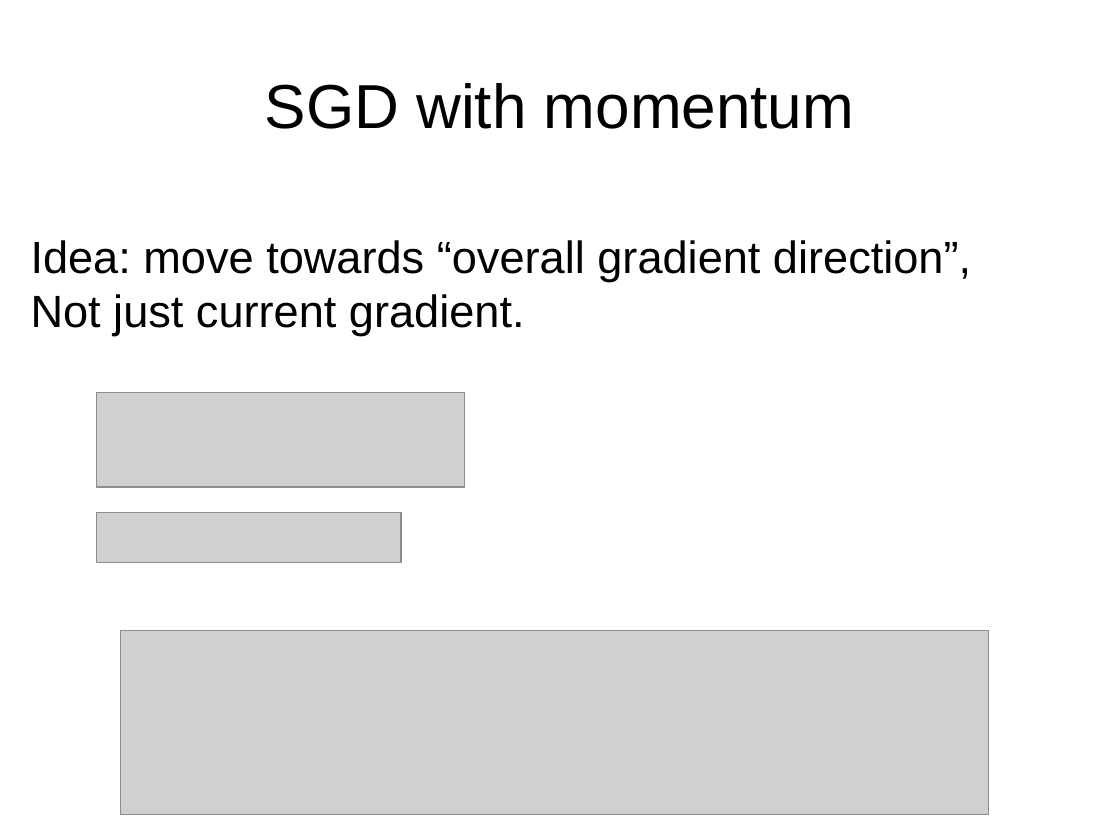
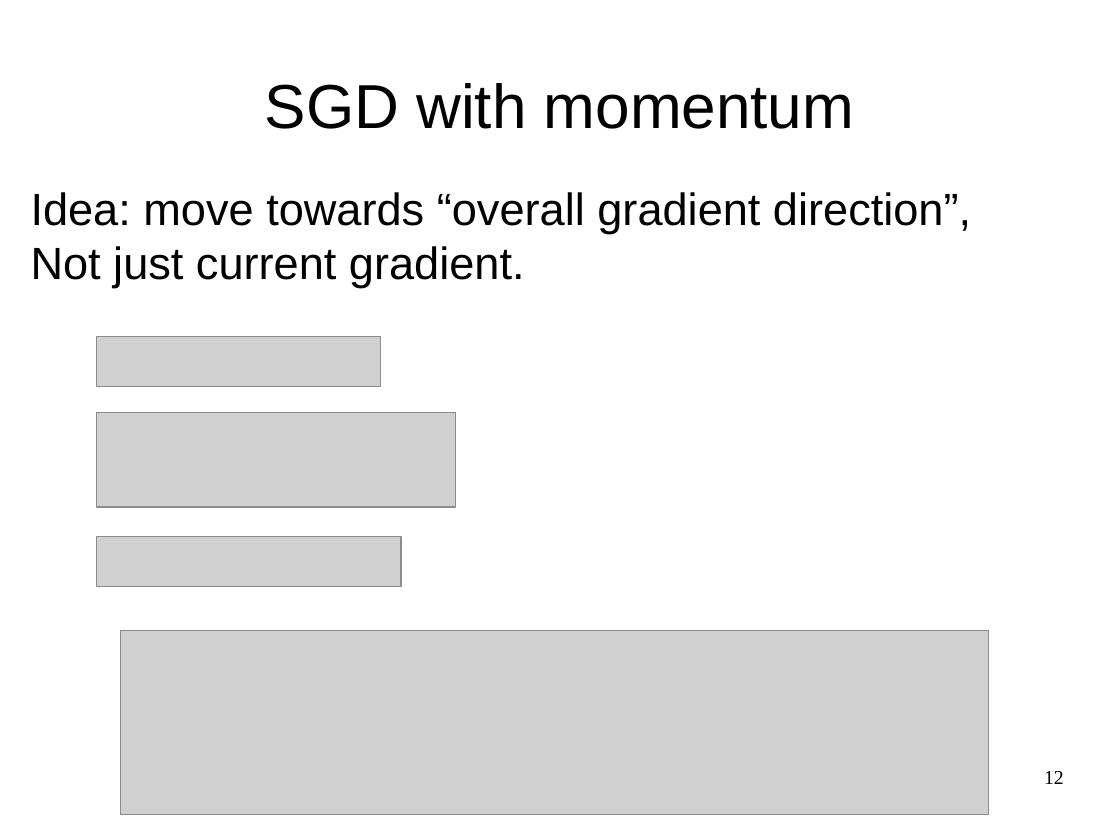
Before and after one commit to yandexdataschool/Practical_DL, a slide deck: slide 12 of week0/lecture0.odp (slide 11 before the commit). Drawn at 1120x840 pixels with LibreOffice and Linux fonts; fonts in the diff are those of the drawing; grey boxes stand for pictures. Boxes give left, top, right and bottom in pixels: in the first picture for what was removed or moved away, otherwise in the second. Text is boxed around its words. In the diff, an @@ line names an element or a change of style, - is before the commit and + after.

```diff
--- a/week0/lecture0.odp
+++ b/week0/lecture0.odp
@@ text "Idea: move towards “overall gradient ...": place and size @@
-text "Idea: move towards “overall gradient ..." at (31,240,971,336)
+text "Idea: move towards “overall gradient ..." at (31,192,971,288)
@@ picture added at (97,336,381,387) @@
@@ picture: place and size @@
-picture at (97,392,464,487)
+picture at (97,413,455,507)
@@ picture: place and size @@
-picture at (97,512,400,563)
+picture at (97,537,400,587)
@@ page number added at (1044,771,1064,784), 14 pt, text #000000 @@
+12
```
Also in this commit, not shown: 19 other slides changed, 1 slide added, 8 other files.
